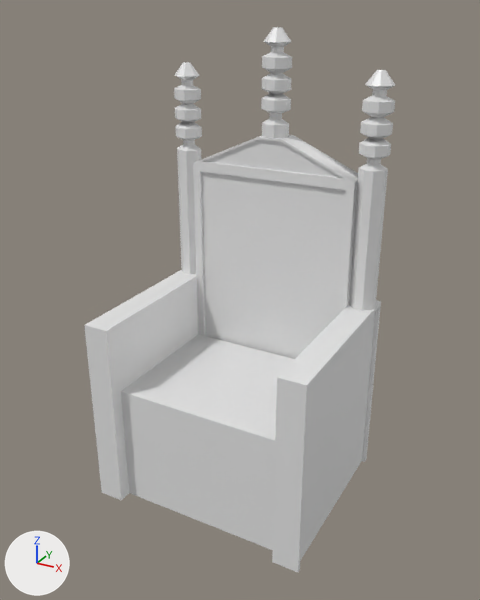
Before and after pictures for a commit that changed the FBX model Assets/Models/decorated_chair.fbx.
Both versions are drawn from a 50 mm camera at (8.49, -15.07, 13.91) aimed at (0.13, 0.14, 6.3). The lights are fixed; the arrows at lower left show +X, +Y and +Z. Vertices at the same position are counted once.
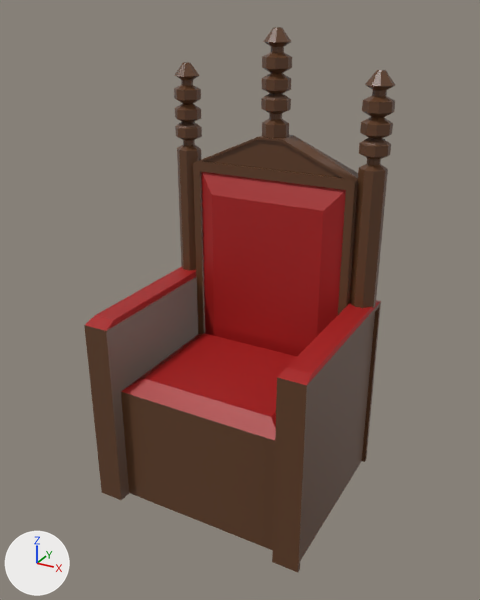
Pixel boxes (x1, y1, x2, y2) of what changed, in the pictures (480 x 600 px; the box of a moved part takes in the faces that stretch with it):
part 1 of me_cube_015, moved or reshaped (not visible before)
    after: (85, 172, 381, 441)
part 2 of me_cube_015, recoloured (white to brown)
    both: (84, 27, 395, 572)

The change in detail:
Material 'decorated2' (mat_decorated2) is new.
Its base color is (0.392, 0.011, 0.011) (red #a81b1b).
Material 'decorated1' (mat_decorated1) is new.
Its base color is (0.12, 0.0497, 0.0203) (brown #613f27).
Its roughness is 0.4.
me_cube_015 is used by ob_cube_015; location (0.0, 0.0, 0.0).
me_cube_015 had 494 vertices, 440 faces and spanned x -3.38..3.37, y -2.51..3.05, z 0.0..13.43.
me_cube_015 now has 500 vertices, 456 faces and spans x -3.38..3.37, y -2.51..3.05, z 0.0..13.43.
me_cube_015 part 1: 10 vertices removed from x -2.39..2.19, y 2.52..2.64, z 10.74..11.27; 16 vertices added at x -3.31..3.31, y -2.11..2.65, z 4.06..8.71.
me_cube_015 part 2: 436 faces spanning x -3.38..3.37, y -2.51..3.05, z 0.0..13.43 switch from mat_material (white #e7e7e7) to mat_decorated1 (brown #613f27).
me_cube_015 now uses material mat_decorated2 (red #a81b1b).
